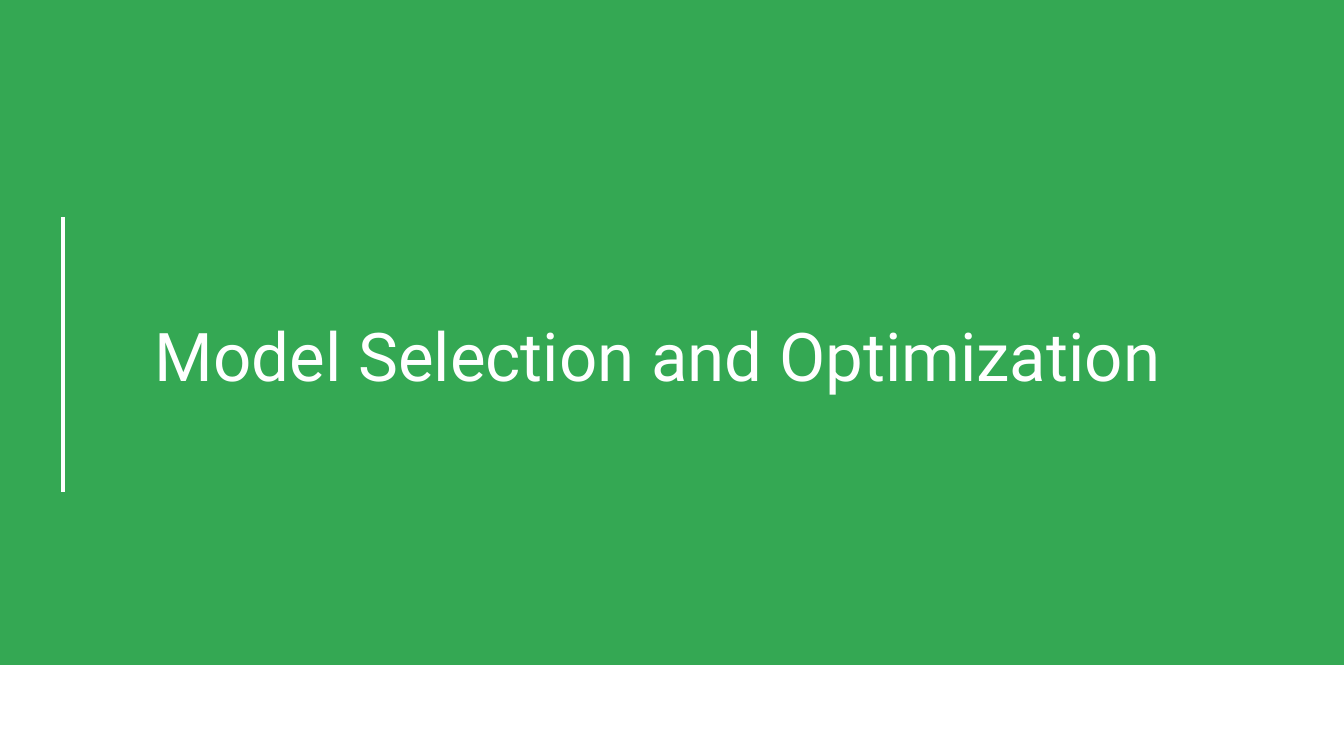
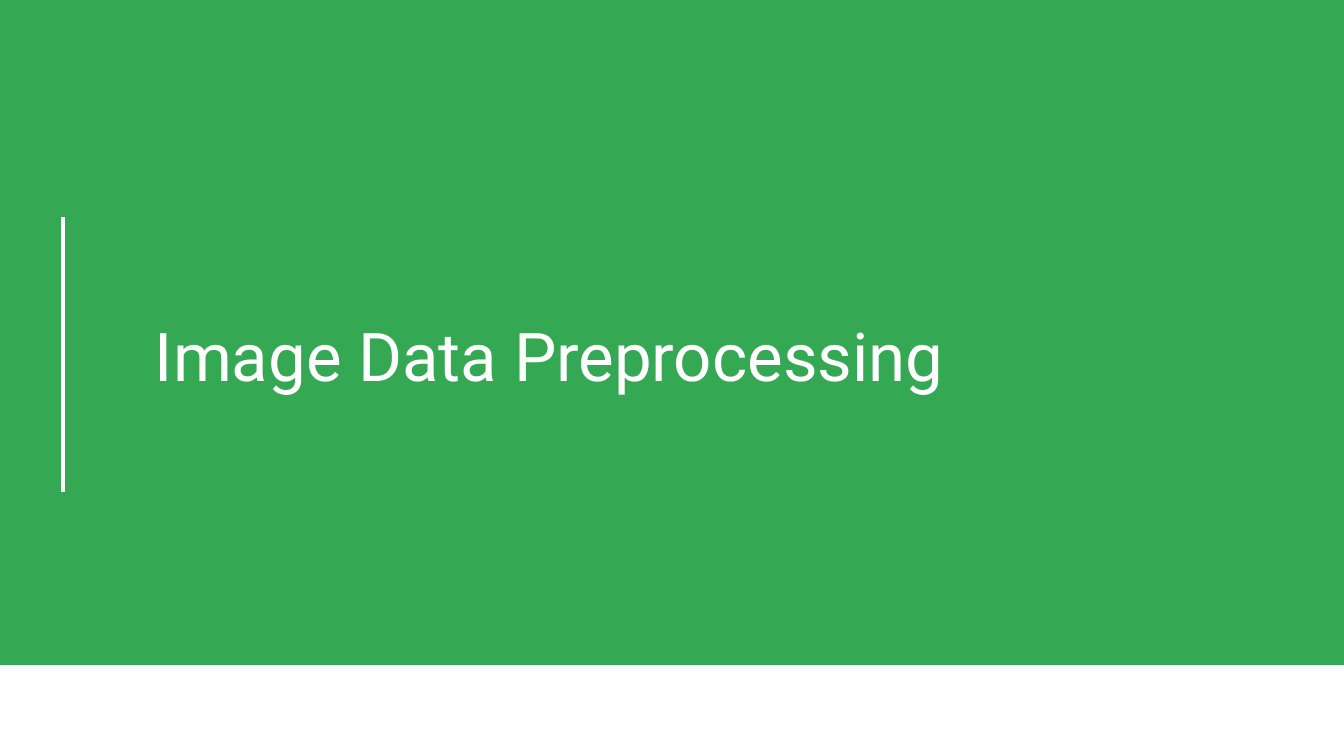
Before and after one commit to Faskill/Yelp-Reviews-Topic-Identification-and-Image-Classification, a slide deck: slide 10 of P6_03_Presentation.pptx. Drawn at 1344x756 pixels with LibreOffice and Linux fonts; fonts in the diff are those of the drawing. Boxes give left, top, right and bottom in pixels: in the first picture for what was removed or moved away, otherwise in the second. Text is boxed around its words. In the diff, an @@ line names an element or a change of style, - is before the commit and + after.

```diff
--- a/P6_03_Presentation.pptx
+++ b/P6_03_Presentation.pptx
@@ title at [155,332,943,395]: text changed @@
-Model Selection and Optimization
+Image Data Preprocessing
```
Also in this commit, not shown: 5 other slides changed, 6 slides added, 6 slides removed.
